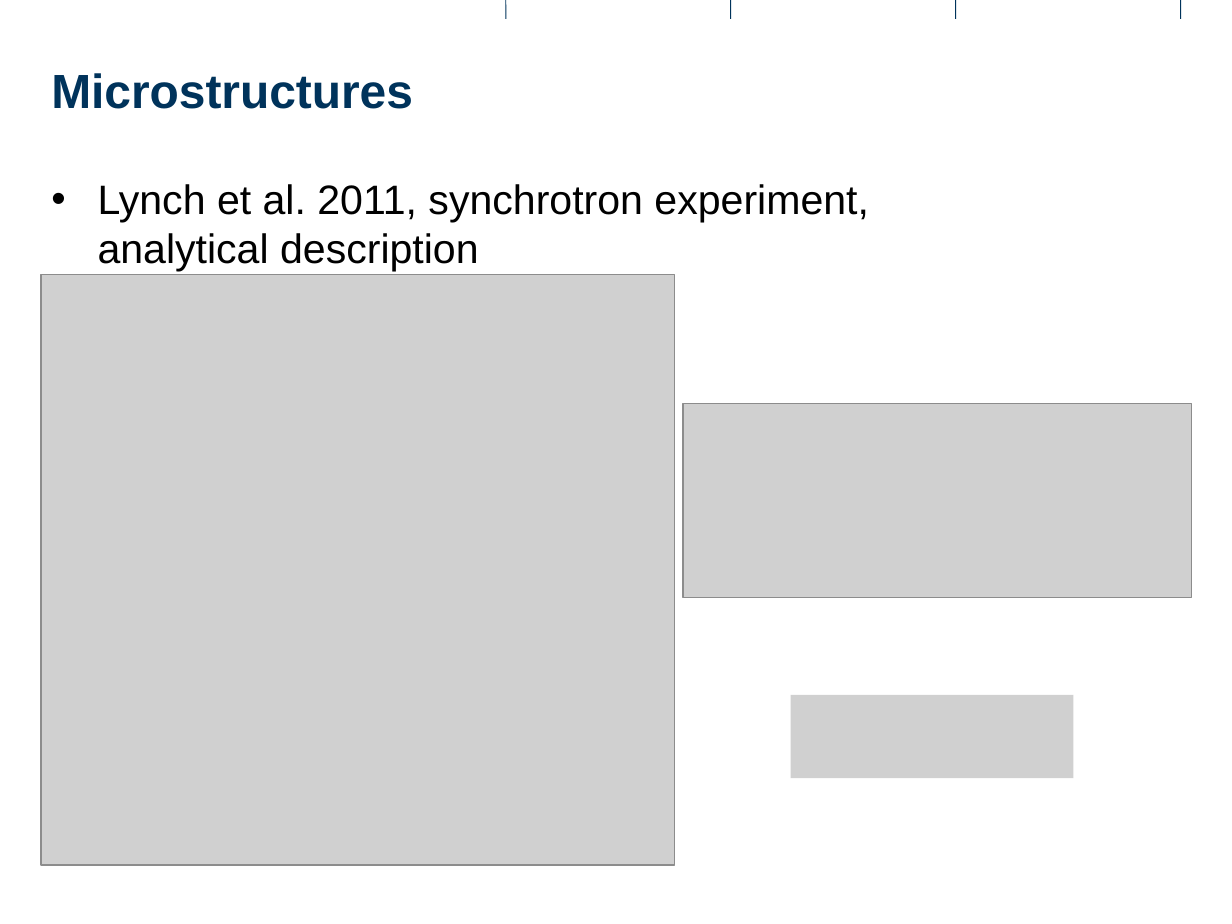
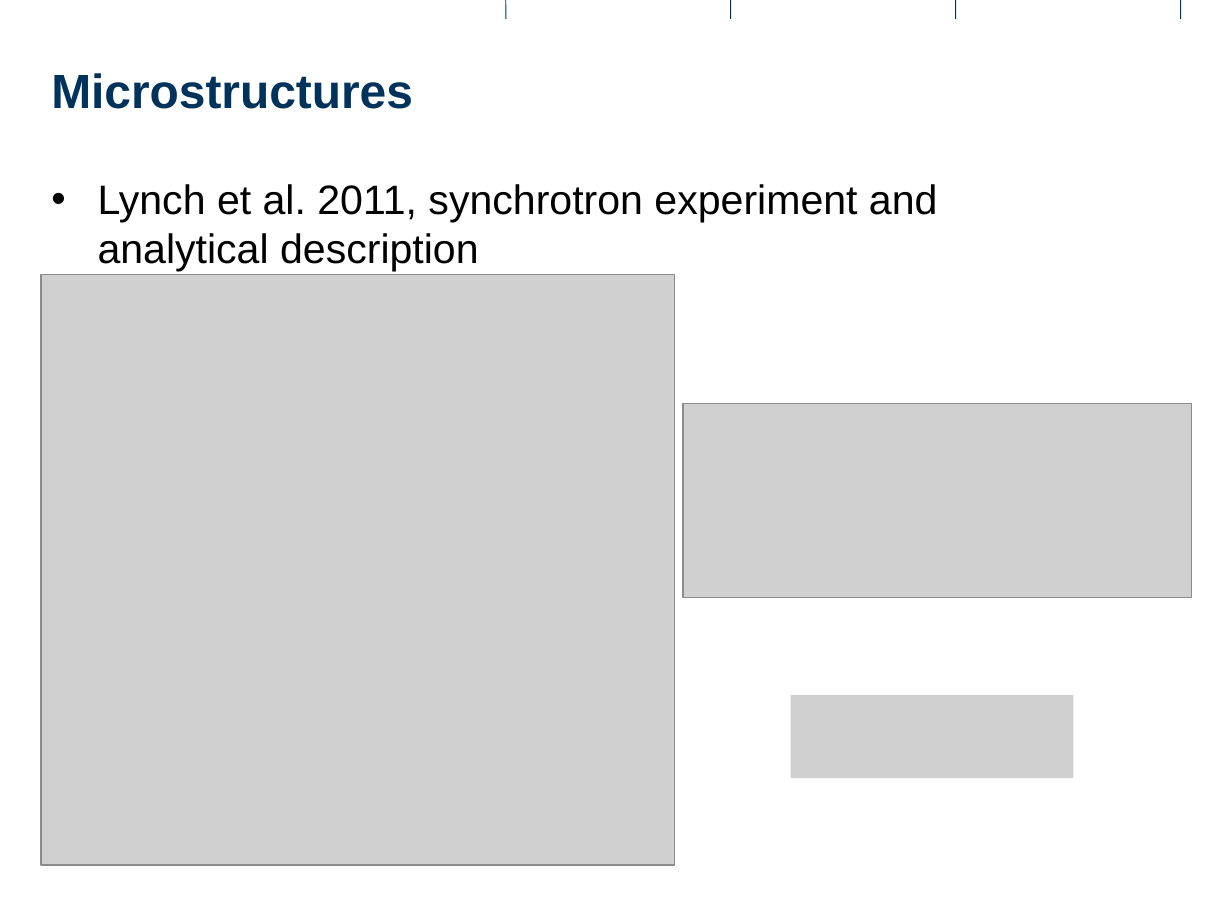
Before and after one commit to enucatl-presentations/2015.09.09.washington, a slide deck: slide 9 of TOMCAT_Team_Corporate.pptx (slide 8 before the commit). Drawn at 1232x924 pixels with LibreOffice and Linux fonts; fonts in the diff are those of the drawing; grey boxes stand for pictures; background and template pictures are left out. Boxes give left, top, right and bottom in pixels: in the first picture for what was removed or moved away, otherwise in the second. Text is boxed around its words. In the diff, an @@ line names an element or a change of style, - is before the commit and + after.

```diff
--- a/TOMCAT_Team_Corporate.pptx
+++ b/TOMCAT_Team_Corporate.pptx
@@ text at (98, 184, 937, 272): text changed @@
-• Lynch et al. 2011, synchrotron experiment, analytical description
+• Lynch et al. 2011, synchrotron experiment and analytical description
```
Also in this commit, not shown: 2 other slides changed, 1 slide added, 1 other file.
